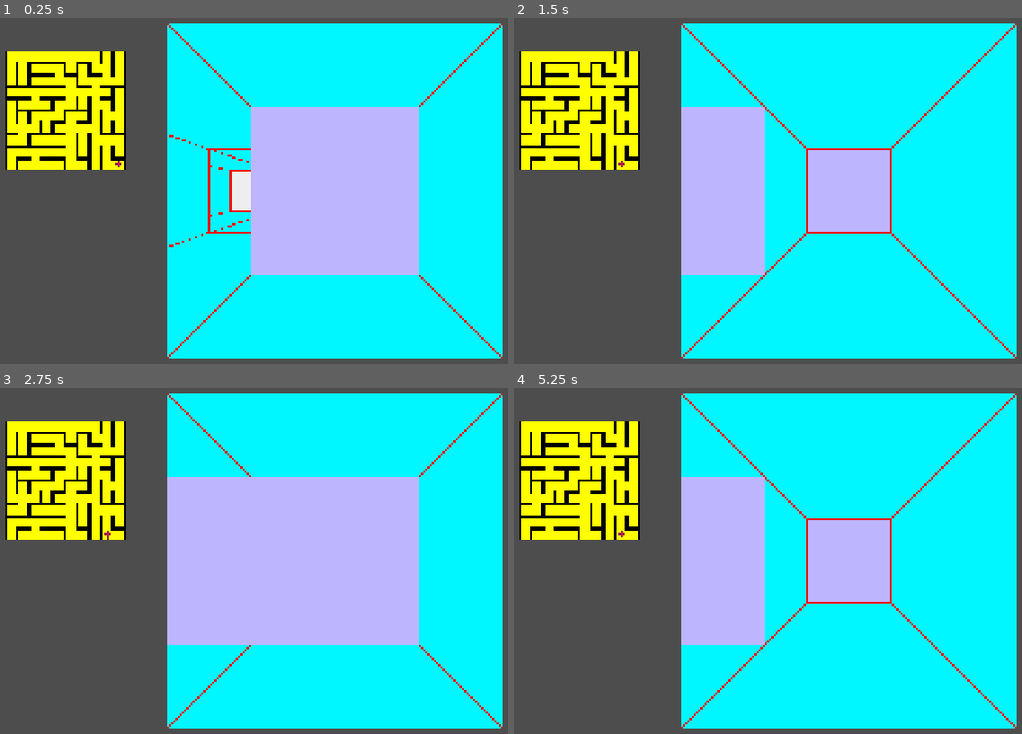
Above: before the commit, frames 1-4 (two rows, left to right).
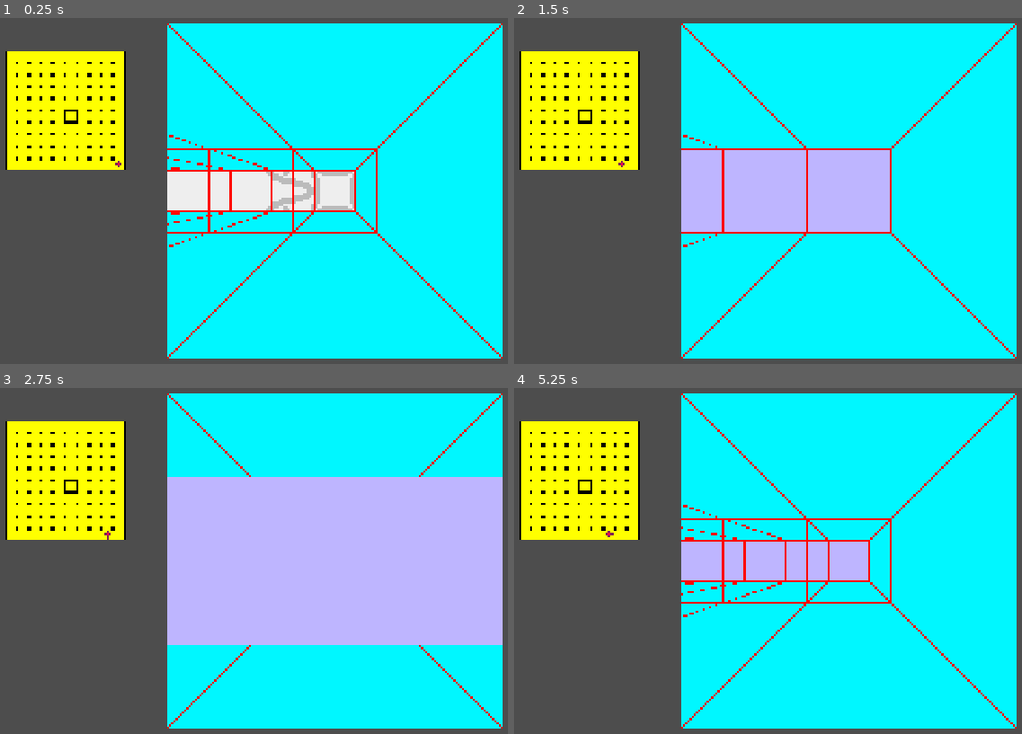
Above: after the commit, the same moments.

Repository: sym-z/arm-to-the-teeth
Game: Godot game, scene res://scenes/testing_level/testing_level.tscn
Two runs of this game, one before a commit and one after it. Both use one fixed random seed, a clock stepped at 60 frames per second and the inputs below. The project has no main scene, so this scene is started directly.
Inputs:
- Up to frame 1 (0.25 s): no input
- Up to frame 2 (1.5 s): hold D (turn_right) 0.53-1.28 s; tap Enter at 1.25 s; hold S (move_back) from 1.28 s (still down)
- Up to frame 3 (2.75 s): tap Space at 2 s; release S (move_back) at 2.03 s; hold D (turn_right) from 2.03 s (still down)
- Up to frame 4 (5.25 s): tap Enter at 2.75, 4.25 s; release D (turn_right) at 2.78 s; hold W (move_forward) 2.78-3.53 s; tap Space at 3.5, 5 s; hold A (turn_left) 3.53-5.03 s; hold S (move_back) from 5.03 s (still down)

The runs differ from the first frame. In frame 1, 19% of the frame differs, in the area x 1-83%, y 9-75%; in frame 2, 7.5%; in frame 3, 9.3%; in frame 4, 11%.

Commit message:
items now are consistent in the world, d2 ordering next

Diff:
--- a/src/prefabs/dungeon_viewport/dungeon_viewport.gd
+++ b/src/prefabs/dungeon_viewport/dungeon_viewport.gd
@@ -223,63 +223,88 @@
 		d2_ff_right_center_cell = map.world_map[d2_ff_right_center_loc]
 	#endregion
 	# At this point, all valid cells will not be null
-	#region Get Draw Config of All Cells that are Valid, and Apply it to the Animated Sprites
+	#region Get Draw Config of All Cells that are Valid, and Apply it to the Animated Sprites, and reveal contents
 	# D0 Center Refresh (d0_center,d0_left,d0_right)
 	if d0_center_cell != null:
 		var d0_c_draw_config = get_cell_draw_config(d0_center_cell,player.facing)
 		d0_center.frame = d0_c_draw_config[0]
+		reveal_cell_contents(d0_center_cell,d0_center)
 		d0_left.frame = d0_c_draw_config[1]
 		d0_right.frame = d0_c_draw_config[2]
 	# D1 Center Refresh (d1_center,d1_left,d1_right)
 	if d1_center_cell != null:
 		var d1_c_draw_config = get_cell_draw_config(d1_center_cell,player.facing)
 		d1_center.frame = d1_c_draw_config[0]
+		reveal_cell_contents(d1_center_cell,d1_center)
 		d1_left.frame = d1_c_draw_config[1]
 		d1_right.frame = d1_c_draw_config[2]
 	# D1 Left Center Refresh (d1_l_center, d1_f_left)
 	if d1_left_center_cell != null:
 		var d1_lc_draw_config = get_cell_draw_config(d1_left_center_cell,player.facing)
 		d1_l_center.frame = d1_lc_draw_config[0]
+		reveal_cell_contents(d1_left_center_cell,d1_l_center)
 		d1_f_left.frame = d1_lc_draw_config[1]
 	# D1 Right Center Refresh (d1_r_center, d1_f_right)
 	if d1_right_center_cell != null:
 		var d1_rc_draw_config = get_cell_draw_config(d1_right_center_cell,player.facing)
 		d1_r_center.frame = d1_rc_draw_config[0]
+		reveal_cell_contents(d1_right_center_cell,d1_r_center)
 		d1_f_right.frame = d1_rc_draw_config[2]
 	# D2 Center Refresh (d2_center,d2_left,d2_right)
 	if d2_center_cell != null:
 		var d2_c_draw_config = get_cell_draw_config(d2_center_cell,player.facing)
 		d2_center.frame = d2_c_draw_config[0]
+		reveal_cell_contents(d2_center_cell,d2_center)
 		d2_left.frame = d2_c_draw_config[1]
 		d2_right.frame = d2_c_draw_config[2]
 	# D2 Left Center Refresh (d2_l_center, d2_f_left)
 	if d2_left_center_cell != null:
 		var d2_lc_draw_config = get_cell_draw_config(d2_left_center_cell,player.facing)
 		d2_l_center.frame = d2_lc_draw_config[0]
+		reveal_cell_contents(d2_left_center_cell,d2_l_center)
 		d2_f_left.frame = d2_lc_draw_config[1]
 	# D2 Right Center Refresh (d2_r_center, d2_f_right)
 	if d2_right_center_cell != null:
 		var d2_rc_draw_config = get_cell_draw_config(d2_right_center_cell,player.facing)
 		d2_r_center.frame = d2_rc_draw_config[0]
+		reveal_cell_contents(d2_right_center_cell,d2_r_center)
 		d2_f_right.frame = d2_rc_draw_config[2]
 	# D2 Far Left Center Refresh (d2_f_left_center,d2_ff_left)
 	if d2_f_left_center_cell != null:
 		var d2_flc_draw_config = get_cell_draw_config(d2_f_left_center_cell, player.facing)
 		d2_f_left_center.frame = d2_flc_draw_config[0]
+		reveal_cell_contents(d2_f_left_center_cell,d2_f_left_center)
 		d2_ff_left.frame = d2_flc_draw_config[1]
 	# D2 Far Right Center Refresh (d2_f_right_center,d2_ff_right)
 	if d2_f_right_center_cell != null:
 		var d2_frc_draw_config = get_cell_draw_config(d2_f_right_center_cell, player.facing)
 		d2_f_right_center.frame = d2_frc_draw_config[0]
+		reveal_cell_contents(d2_f_right_center_cell,d2_f_right_center)
 		d2_ff_right.frame = d2_frc_draw_config[2]
 	# D2 Farther Left Center Refresh (d2_ff_left_center,d2_fff_left)
 	if d2_ff_left_center_cell != null:
 		var d2_fflc_draw_config = get_cell_draw_config(d2_ff_left_center_cell, player.facing)
 		d2_ff_left_center.frame = d2_fflc_draw_config[0]
+		reveal_cell_contents(d2_ff_left_center_cell,d2_ff_left_center)
 		d2_fff_left.frame = d2_fflc_draw_config[1]
 	# D2 Farther Right Center Refresh (d2_ff_right_center,d2_fff_right)
 	if d2_ff_right_center_cell != null:
 		var d2_ffrc_draw_config = get_cell_draw_config(d2_ff_right_center_cell, player.facing)
 		d2_ff_right_center.frame = d2_ffrc_draw_config[0]
+		reveal_cell_contents(d2_ff_right_center_cell,d2_ff_right_center)
 		d2_fff_right.frame = d2_ffrc_draw_config[2]
 	#endregion
+
+# Reveals content of "c" using the child of the sprite, "sprite"
+func reveal_cell_contents(c : Cell, sprite : AnimatedSprite2D):
+	if sprite.get_children().size() == 0:
+		push_error("Attempted to reveal content of non-applicable sprite in dungeon_viewport, reveal_cell_contents()")
+		return
+	var content_sprite : AnimatedSprite2D = sprite.get_child(0)
+	match c.contents:
+		Cell.TYPE.EXIT:
+			content_sprite.animation = "exit"
+			content_sprite.visible = true
+			content_sprite.play()
+		_:
+			content_sprite.visible = false
--- a/src/prefabs/dungeon_viewport/dungeon_viewport.tscn
+++ b/src/prefabs/dungeon_viewport/dungeon_viewport.tscn
@@ -10,10 +10,14 @@
 [ext_resource type="Texture2D" uid="uid://b6fxor673oi5f" path="res://assets/visual/prototype_renderer/d0_center_v2.png" id="3_sishi"]
 [ext_resource type="Texture2D" uid="uid://crop653noayvo" path="res://assets/visual/prototype_renderer/d2_farther_center.png" id="3_ugiy4"]
 [ext_resource type="Texture2D" uid="uid://csflha2hpbi3f" path="res://assets/visual/prototype_renderer/d1_side.png" id="4_o1322"]
+[ext_resource type="Texture2D" uid="uid://b3abvs1kf6ff4" path="res://assets/visual/prototype_items/exit_d2.png" id="5_catg2"]
 [ext_resource type="Texture2D" uid="uid://beuabijdjaxqw" path="res://assets/visual/prototype_renderer/d2_far_center.png" id="5_erokt"]
 [ext_resource type="Texture2D" uid="uid://5dtis4bcqvb6" path="res://assets/visual/prototype_renderer/d2_big_farther.png" id="5_i3d71"]
 [ext_resource type="Texture2D" uid="uid://drdm7bjxyj6cq" path="res://assets/visual/prototype_renderer/d2_side.png" id="6_erokt"]
 [ext_resource type="Texture2D" uid="uid://5bhwdtvrlgug" path="res://assets/visual/prototype_renderer/d2_big_far.png" id="7_erokt"]
+[ext_resource type="Texture2D" uid="uid://h0i2h8gqprh7" path="res://assets/visual/prototype_items/exit_d1.png" id="12_kb4cg"]
+[ext_resource type="Script" uid="uid://bw86rjk7vpya7" path="res://scripts/content.gd" id="14_2bd64"]
+[ext_resource type="Texture2D" uid="uid://dveclwb1d1orr" path="res://assets/visual/prototype_items/exit_d0.png" id="16_catg2"]
 
 [sub_resource type="AtlasTexture" id="AtlasTexture_74po6"]
 atlas = ExtResource("2_i3d71")
@@ -186,6 +190,26 @@
 "speed": 5.0
 }]
 
+[sub_resource type="AtlasTexture" id="AtlasTexture_b80o7"]
+atlas = ExtResource("5_catg2")
+region = Rect2(0, 0, 112, 112)
+
+[sub_resource type="SpriteFrames" id="SpriteFrames_gv4ay"]
+animations = [{
+"frames": [],
+"loop": true,
+"name": &"default",
+"speed": 5.0
+}, {
+"frames": [{
+"duration": 1.0,
+"texture": SubResource("AtlasTexture_b80o7")
+}],
+"loop": true,
+"name": &"exit",
+"speed": 5.0
+}]
+
 [sub_resource type="AtlasTexture" id="AtlasTexture_rqcx1"]
 atlas = ExtResource("5_i3d71")
 region = Rect2(0, 0, 167, 224)
@@ -230,6 +254,26 @@
 "speed": 5.0
 }]
 
+[sub_resource type="AtlasTexture" id="AtlasTexture_m1j6k"]
+atlas = ExtResource("5_catg2")
+region = Rect2(0, 0, 112, 112)
+
+[sub_resource type="SpriteFrames" id="SpriteFrames_nlr2u"]
+animations = [{
+"frames": [],
+"loop": true,
+"name": &"default",
+"speed": 5.0
+}, {
+"frames": [{
+"duration": 1.0,
+"texture": SubResource("AtlasTexture_m1j6k")
+}],
+"loop": true,
+"name": &"exit",
+"speed": 5.0
+}]
+
 [sub_resource type="AtlasTexture" id="AtlasTexture_6b30m"]
 atlas = ExtResource("7_erokt")
 region = Rect2(0, 0, 171, 224)
@@ -274,6 +318,26 @@
 "speed": 5.0
 }]
 
+[sub_resource type="AtlasTexture" id="AtlasTexture_ptbe1"]
+atlas = ExtResource("5_catg2")
+region = Rect2(0, 0, 112, 112)
+
+[sub_resource type="SpriteFrames" id="SpriteFrames_nmgve"]
+animations = [{
+"frames": [],
+"loop": true,
+"name": &"default",
+"speed": 5.0
+}, {
+"frames": [{
+"duration": 1.0,
+"texture": SubResource("AtlasTexture_ptbe1")
+}],
+"loop": true,
+"name": &"exit",
+"speed": 5.0
+}]
+
 [sub_resource type="AtlasTexture" id="AtlasTexture_mk7yt"]
 atlas = ExtResource("6_erokt")
 region = Rect2(0, 0, 56, 224)
@@ -325,6 +389,26 @@
 "speed": 5.0
 }]
 
+[sub_resource type="AtlasTexture" id="AtlasTexture_7y45n"]
+atlas = ExtResource("5_catg2")
+region = Rect2(0, 0, 112, 112)
+
+[sub_resource type="SpriteFrames" id="SpriteFrames_4tto7"]
+animations = [{
+"frames": [],
+"loop": true,
+"name": &"default",
+"speed": 5.0
+}, {
+"frames": [{
+"duration": 1.0,
+"texture": SubResource("AtlasTexture_7y45n")
+}],
+"loop": true,
+"name": &"exit",
+"speed": 5.0
+}]
+
 [sub_resource type="AtlasTexture" id="AtlasTexture_c3i00"]
 atlas = ExtResource("3_2325p")
 region = Rect2(0, 0, 112, 224)
@@ -347,6 +431,26 @@
 "speed": 5.0
 }]
 
+[sub_resource type="AtlasTexture" id="AtlasTexture_l633t"]
+atlas = ExtResource("5_catg2")
+region = Rect2(0, 0, 112, 112)
+
+[sub_resource type="SpriteFrames" id="SpriteFrames_orjpd"]
+animations = [{
+"frames": [],
+"loop": true,
+"name": &"default",
+"speed": 5.0
+}, {
+"frames": [{
+"duration": 1.0,
+"texture": SubResource("AtlasTexture_l633t")
+}],
+"loop": true,
+"name": &"exit",
+"speed": 5.0
+}]
+
 [sub_resource type="AtlasTexture" id="AtlasTexture_tms1j"]
 atlas = ExtResource("6_erokt")
 region = Rect2(0, 0, 56, 224)
@@ -398,6 +502,26 @@
 "speed": 5.0
 }]
 
+[sub_resource type="AtlasTexture" id="AtlasTexture_5grxc"]
+atlas = ExtResource("5_catg2")
+region = Rect2(0, 0, 112, 112)
+
+[sub_resource type="SpriteFrames" id="SpriteFrames_0fugf"]
+animations = [{
+"frames": [],
+"loop": true,
+"name": &"default",
+"speed": 5.0
+}, {
+"frames": [{
+"duration": 1.0,
+"texture": SubResource("AtlasTexture_5grxc")
+}],
+"loop": true,
+"name": &"exit",
+"speed": 5.0
+}]
+
 [sub_resource type="AtlasTexture" id="AtlasTexture_i4kcg"]
 atlas = ExtResource("3_ugiy4")
 region = Rect2(0, 0, 112, 224)
@@ -420,6 +544,26 @@
 "speed": 5.0
 }]
 
+[sub_resource type="AtlasTexture" id="AtlasTexture_6dn1y"]
+atlas = ExtResource("5_catg2")
+region = Rect2(0, 0, 112, 112)
+
+[sub_resource type="SpriteFrames" id="SpriteFrames_tsqxy"]
+animations = [{
+"frames": [],
+"loop": true,
+"name": &"default",
+"speed": 5.0
+}, {
+"frames": [{
+"duration": 1.0,
+"texture": SubResource("AtlasTexture_6dn1y")
+}],
+"loop": true,
+"name": &"exit",
+"speed": 5.0
+}]
+
 [sub_resource type="AtlasTexture" id="AtlasTexture_blei6"]
 atlas = ExtResource("2_4saro")
 region = Rect2(0, 0, 56, 224)
@@ -544,6 +688,26 @@
 "speed": 5.0
 }]
 
+[sub_resource type="AtlasTexture" id="AtlasTexture_ptq6m"]
+atlas = ExtResource("12_kb4cg")
+region = Rect2(0, 0, 224, 224)
+
+[sub_resource type="SpriteFrames" id="SpriteFrames_5csd1"]
+animations = [{
+"frames": [],
+"loop": true,
+"name": &"default",
+"speed": 5.0
+}, {
+"frames": [{
+"duration": 1.0,
+"texture": SubResource("AtlasTexture_ptq6m")
+}],
+"loop": true,
+"name": &"exit",
+"speed": 5.0
+}]
+
 [sub_resource type="AtlasTexture" id="AtlasTexture_rhs0v"]
 atlas = ExtResource("4_o1322")
 region = Rect2(0, 0, 112, 448)
@@ -595,6 +759,26 @@
 "speed": 5.0
 }]
 
+[sub_resource type="AtlasTexture" id="AtlasTexture_l75dw"]
+atlas = ExtResource("12_kb4cg")
+region = Rect2(0, 0, 224, 224)
+
+[sub_resource type="SpriteFrames" id="SpriteFrames_b80o7"]
+animations = [{
+"frames": [],
+"loop": true,
+"name": &"default",
+"speed": 5.0
+}, {
+"frames": [{
+"duration": 1.0,
+"texture": SubResource("AtlasTexture_l75dw")
+}],
+"loop": true,
+"name": &"exit",
+"speed": 5.0
+}]
+
 [sub_resource type="AtlasTexture" id="AtlasTexture_3rmra"]
 atlas = ExtResource("3_krg55")
 region = Rect2(0, 0, 224, 448)
@@ -617,6 +801,26 @@
 "speed": 5.0
 }]
 
+[sub_resource type="AtlasTexture" id="AtlasTexture_gv4ay"]
+atlas = ExtResource("12_kb4cg")
+region = Rect2(0, 0, 224, 224)
+
+[sub_resource type="SpriteFrames" id="SpriteFrames_blei6"]
+animations = [{
+"frames": [],
+"loop": true,
+"name": &"default",
+"speed": 5.0
+}, {
+"frames": [{
+"duration": 1.0,
+"texture": SubResource("AtlasTexture_gv4ay")
+}],
+"loop": true,
+"name": &"exit",
+"speed": 5.0
+}]
+
 [sub_resource type="AtlasTexture" id="AtlasTexture_ffc3i"]
 atlas = ExtResource("4_o1322")
 region = Rect2(0, 0, 112, 448)
@@ -723,6 +927,26 @@
 }],
 "loop": true,
 "name": &"default",
+"speed": 5.0
+}]
+
+[sub_resource type="AtlasTexture" id="AtlasTexture_wqhcc"]
+atlas = ExtResource("16_catg2")
+region = Rect2(0, 0, 448, 448)
+
+[sub_resource type="SpriteFrames" id="SpriteFrames_m1j6k"]
+animations = [{
+"frames": [],
+"loop": true,
+"name": &"default",
+"speed": 5.0
+}, {
+"frames": [{
+"duration": 1.0,
+"texture": SubResource("AtlasTexture_wqhcc")
+}],
+"loop": true,
+"name": &"exit",
 "speed": 5.0
 }]
 
@@ -789,6 +1013,7 @@
 autoplay = "default"
 
 [node name="Distance 2" type="Node2D" parent="."]
+z_index = 1
 
 [node name="Farthest Left Wall" type="AnimatedSprite2D" parent="Distance 2"]
 position = Vector2(540, 540)
@@ -798,14 +1023,24 @@
 position = Vector2(624, 540)
 sprite_frames = SubResource("SpriteFrames_r04a5")
 
+[node name="Contents" type="AnimatedSprite2D" parent="Distance 2/Farther Left Center Wall"]
+visible = false
+sprite_frames = SubResource("SpriteFrames_gv4ay")
+animation = &"exit"
+
 [node name="Farther Left Wall" type="AnimatedSprite2D" parent="Distance 2"]
-position = Vector2(596, 540)
+position = Vector2(597, 540)
 sprite_frames = SubResource("SpriteFrames_t381n")
 
 [node name="Far Left Center Wall" type="AnimatedSprite2D" parent="Distance 2"]
 position = Vector2(736, 540)
 sprite_frames = SubResource("SpriteFrames_ruofl")
 
+[node name="Contents" type="AnimatedSprite2D" parent="Distance 2/Far Left Center Wall"]
+visible = false
+sprite_frames = SubResource("SpriteFrames_nlr2u")
+animation = &"exit"
+
 [node name="Far Left Wall" type="AnimatedSprite2D" parent="Distance 2"]
 position = Vector2(707, 540)
 sprite_frames = SubResource("SpriteFrames_i4kcg")
@@ -814,6 +1049,12 @@
 position = Vector2(848, 540)
 sprite_frames = SubResource("SpriteFrames_v4nab")
 
+[node name="Contents" type="AnimatedSprite2D" parent="Distance 2/Left Center Wall"]
+visible = false
+position = Vector2(0, 24)
+sprite_frames = SubResource("SpriteFrames_nmgve")
+animation = &"exit"
+
 [node name="Left Wall" type="AnimatedSprite2D" parent="Distance 2"]
 position = Vector2(876, 540)
 sprite_frames = SubResource("SpriteFrames_74po6")
@@ -822,9 +1063,21 @@
 position = Vector2(960, 540)
 sprite_frames = SubResource("SpriteFrames_nppqe")
 
+[node name="Contents" type="AnimatedSprite2D" parent="Distance 2/Center Wall"]
+visible = false
+position = Vector2(1, 28)
+sprite_frames = SubResource("SpriteFrames_4tto7")
+animation = &"exit"
+
 [node name="Right Center Wall" type="AnimatedSprite2D" parent="Distance 2"]
 position = Vector2(1072, 540)
 sprite_frames = SubResource("SpriteFrames_hys4q")
+
+[node name="Contents" type="AnimatedSprite2D" parent="Distance 2/Right Center Wall"]
+visible = false
+position = Vector2(-2, 28)
+sprite_frames = SubResource("SpriteFrames_orjpd")
+animation = &"exit"
 
 [node name="Right Wall" type="AnimatedSprite2D" parent="Distance 2"]
 position = Vector2(1044, 540)
@@ -836,11 +1089,22 @@
 sprite_frames = SubResource("SpriteFrames_dyxka")
 flip_h = true
 
+[node name="Contents" type="AnimatedSprite2D" parent="Distance 2/Far Right Center Wall"]
+visible = false
+position = Vector2(1, 0)
+sprite_frames = SubResource("SpriteFrames_0fugf")
+animation = &"exit"
+
 [node name="Farther Right Center Wall" type="AnimatedSprite2D" parent="Distance 2"]
 position = Vector2(1296, 540)
 sprite_frames = SubResource("SpriteFrames_3gdbf")
 flip_h = true
 
+[node name="Contents" type="AnimatedSprite2D" parent="Distance 2/Farther Right Center Wall"]
+visible = false
+sprite_frames = SubResource("SpriteFrames_tsqxy")
+animation = &"exit"
+
 [node name="Farthest Right Wall" type="AnimatedSprite2D" parent="Distance 2"]
 position = Vector2(1380, 540)
 sprite_frames = SubResource("SpriteFrames_1u8wi")
@@ -857,6 +1121,7 @@
 flip_h = true
 
 [node name="Distance 1" type="Node2D" parent="."]
+z_index = 2
 
 [node name="Far Left Wall" type="AnimatedSprite2D" parent="Distance 1"]
 position = Vector2(568, 540)
@@ -866,6 +1131,14 @@
 position = Vector2(736, 540)
 sprite_frames = SubResource("SpriteFrames_hwm0v")
 
+[node name="Contents" type="AnimatedSprite2D" parent="Distance 1/Left Center Wall" node_paths=PackedStringArray("wall_to_check")]
+visible = false
+position = Vector2(-2, 69)
+sprite_frames = SubResource("SpriteFrames_5csd1")
+animation = &"exit"
+script = ExtResource("14_2bd64")
+wall_to_check = NodePath("../../Left Wall")
+
 [node name="Left Wall" type="AnimatedSprite2D" parent="Distance 1"]
 position = Vector2(792, 540)
 sprite_frames = SubResource("SpriteFrames_e8g67")
@@ -874,9 +1147,23 @@
 position = Vector2(960, 540)
 sprite_frames = SubResource("SpriteFrames_x06gq")
 
+[node name="Contents" type="AnimatedSprite2D" parent="Distance 1/Center Wall"]
+visible = false
+position = Vector2(-4, 75)
+sprite_frames = SubResource("SpriteFrames_b80o7")
+animation = &"exit"
+
 [node name="Right Center Wall" type="AnimatedSprite2D" parent="Distance 1"]
 position = Vector2(1184, 540)
 sprite_frames = SubResource("SpriteFrames_b4v8s")
+
+[node name="Contents" type="AnimatedSprite2D" parent="Distance 1/Right Center Wall" node_paths=PackedStringArray("wall_to_check")]
+visible = false
+position = Vector2(-4, 75)
+sprite_frames = SubResource("SpriteFrames_blei6")
+animation = &"exit"
+script = ExtResource("14_2bd64")
+wall_to_check = NodePath("../../Right Wall")
 
 [node name="Right Wall" type="AnimatedSprite2D" parent="Distance 1"]
 position = Vector2(1128, 540)
@@ -889,6 +1176,7 @@
 flip_h = true
 
 [node name="Distance 0" type="Node2D" parent="."]
+z_index = 3
 
 [node name="Left Wall" type="AnimatedSprite2D" parent="Distance 0"]
 position = Vector2(512, 92)
@@ -899,6 +1187,12 @@
 position = Vector2(736, 92)
 sprite_frames = SubResource("SpriteFrames_57dgs")
 centered = false
+
+[node name="Contents" type="AnimatedSprite2D" parent="Distance 0/Center Wall"]
+visible = false
+position = Vector2(204, 570)
+sprite_frames = SubResource("SpriteFrames_m1j6k")
+animation = &"exit"
 
 [node name="Right Wall" type="AnimatedSprite2D" parent="Distance 0"]
 position = Vector2(1184, 92)
--- a/src/prefabs/map/map.gd
+++ b/src/prefabs/map/map.gd
@@ -218,6 +218,11 @@
 	var exit_chosen : bool = false
 	while exit_chosen == false:
 		var rand_loc : Vector2i = Vector2i(randi_range(0,rows-1), randi_range(0,cols-1))
+		# TESTING
+		rand_loc = Vector2i(8,9)
+		if Globals.debug == true:
+			rand_loc = Vector2i(4,5)
 		if world_map[rand_loc].contents == Cell.TYPE.EMPTY:
 			world_map[rand_loc].contents = Cell.TYPE.EXIT
 			exit_chosen = true
+			print("EXIT AT: ", rand_loc)
--- /dev/null
+++ b/src/scripts/content.gd
@@ -0,0 +1,18 @@
+extends AnimatedSprite2D
+@export var wall_to_check : AnimatedSprite2D
+
+
+# Called when the node enters the scene tree for the first time.
+func _ready():
+	wall_to_check.connect("frame_changed", adjust_ordering)
+	pass # Replace with function body.
+
+func adjust_ordering():
+	if wall_to_check.frame != 0:
+		z_index = 1
+	else:
+		z_index = 0
+	pass
+# Called every frame. 'delta' is the elapsed time since the previous frame.
+func _process(delta):
+	pass
--- a/src/scripts/globals.gd
+++ b/src/scripts/globals.gd
@@ -1,6 +1,6 @@
 extends Node
 
-var debug : bool = false
+var debug : bool = true
 
 const NORTH : int = 8
 const SOUTH : int = 4
Not shown: 1 places in src/prefabs/dungeon_viewport/dungeon_viewport.tscn that only renumber resources
Not shown, added: src/scripts/content.gd.uid
